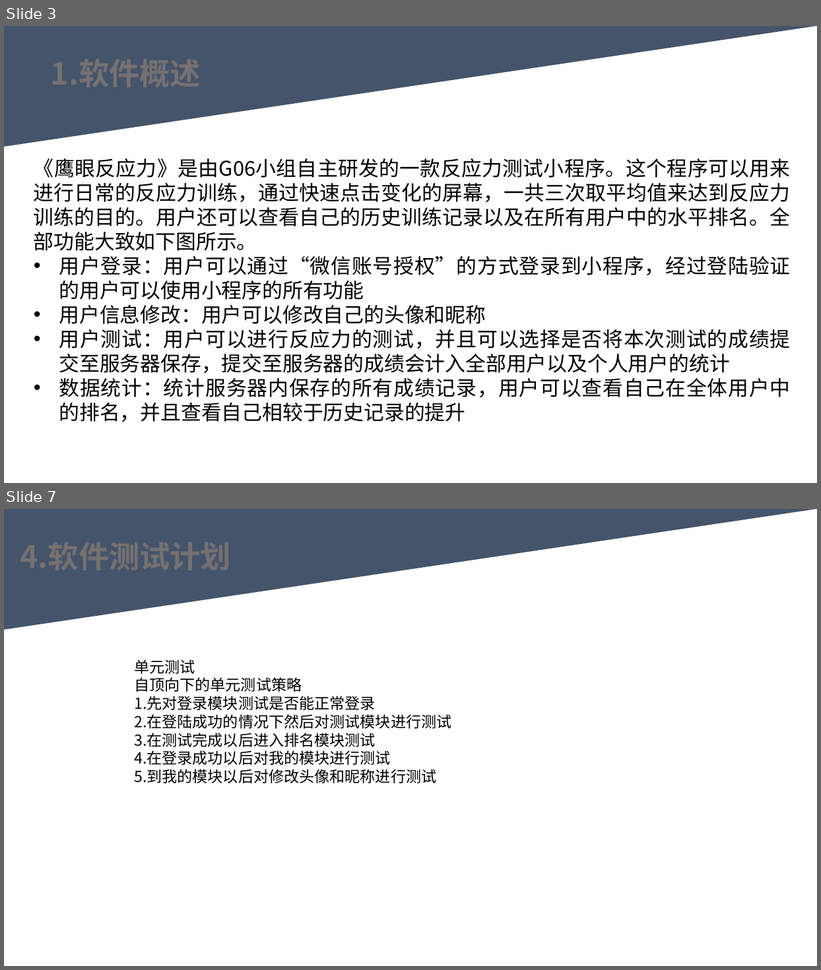
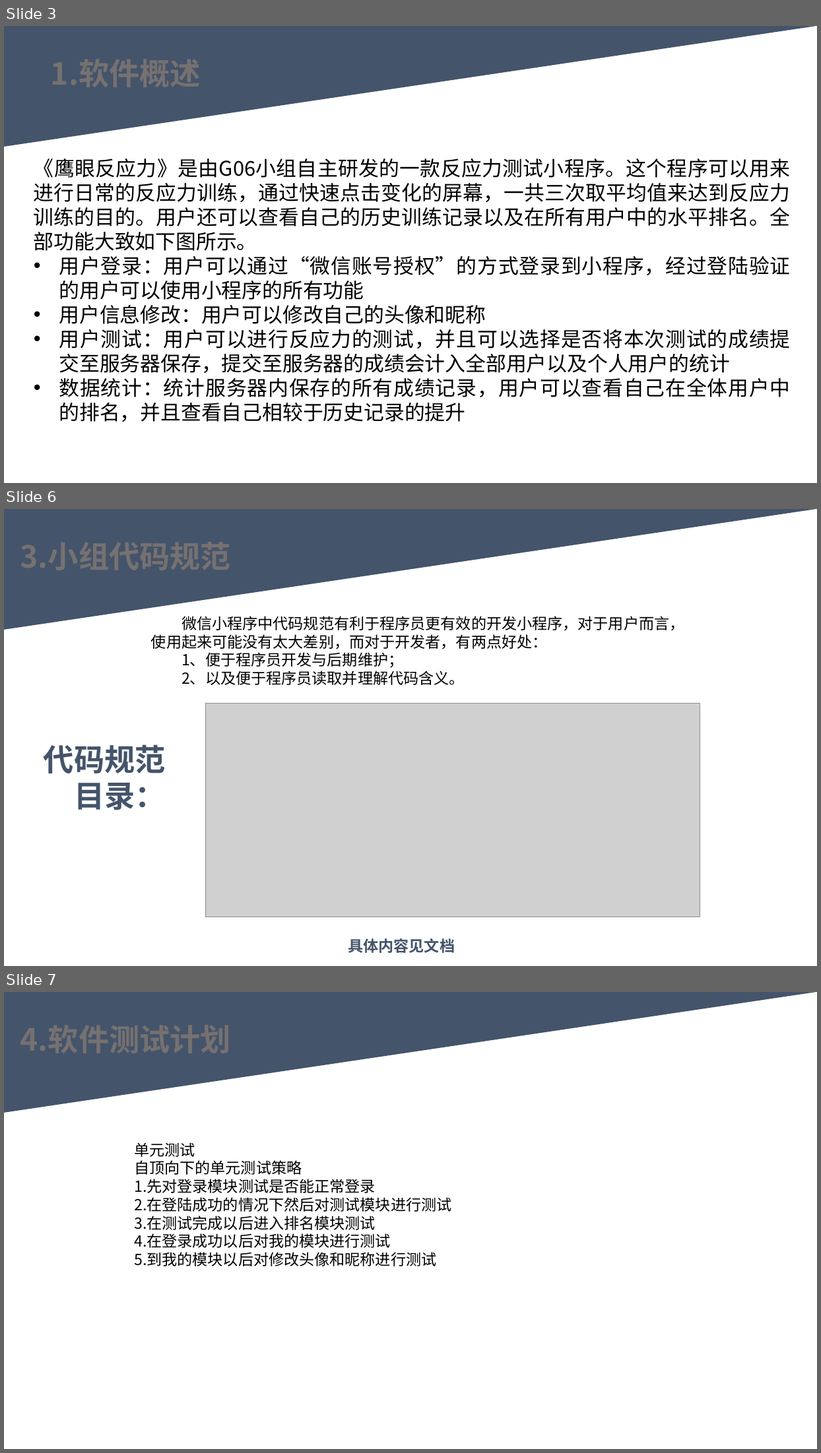
Before and after one commit to youhuyellowman/SE-2022-G06, a slide deck: 代码测试/代码实现PPTv0.0.1.pptx. Shown one above the other, each under a label of ours: slides 3 and 7 before the commit, slides 3, 6 and 7 after it; the slides between them are not shown. The pictures are 821x970 and 821x1453 pixels, drawn with LibreOffice and Linux fonts; fonts in the diff are those of the drawing; grey boxes stand for pictures. Boxes give left, top, right and bottom in pixels: in the first picture for what was removed or moved away, otherwise in the second. Text is boxed around its words. In the diff, an @@ line names an element or a change of style, - is before the commit and + after.

```diff
--- a/代码测试/代码实现PPTv0.0.1.pptx
+++ b/代码测试/代码实现PPTv0.0.1.pptx
@@ slide 6 added at (4,509,817,966), background #FFFFFF @@
@@ triangle added at (4,509,817,630), fill #44546A, outline #44546A 1 pt @@
@@ text added at (151,616,684,685), 18 pt, text #000000 @@
+微信小程序中代码规范有利于程序员更有效的开发小程序，对于用户而言，使用起来可能没有太大差别，而对于开发者，有两点好处：
+1、便于程序员开发与后期维护；
+2、以及便于程序员读取并理解代码含义。
@@ picture added at (206,703,700,917) @@
@@ text added at (44,745,166,811), 36 pt, text #44546A, bold @@
+代码规范
+目录：
@@ text added at (348,939,455,953), 18 pt, text #44546A, bold @@
+具体内容见文档
```
Also in this commit, not shown: 7 slides changed, 2 other slides added, 1 slide removed.
